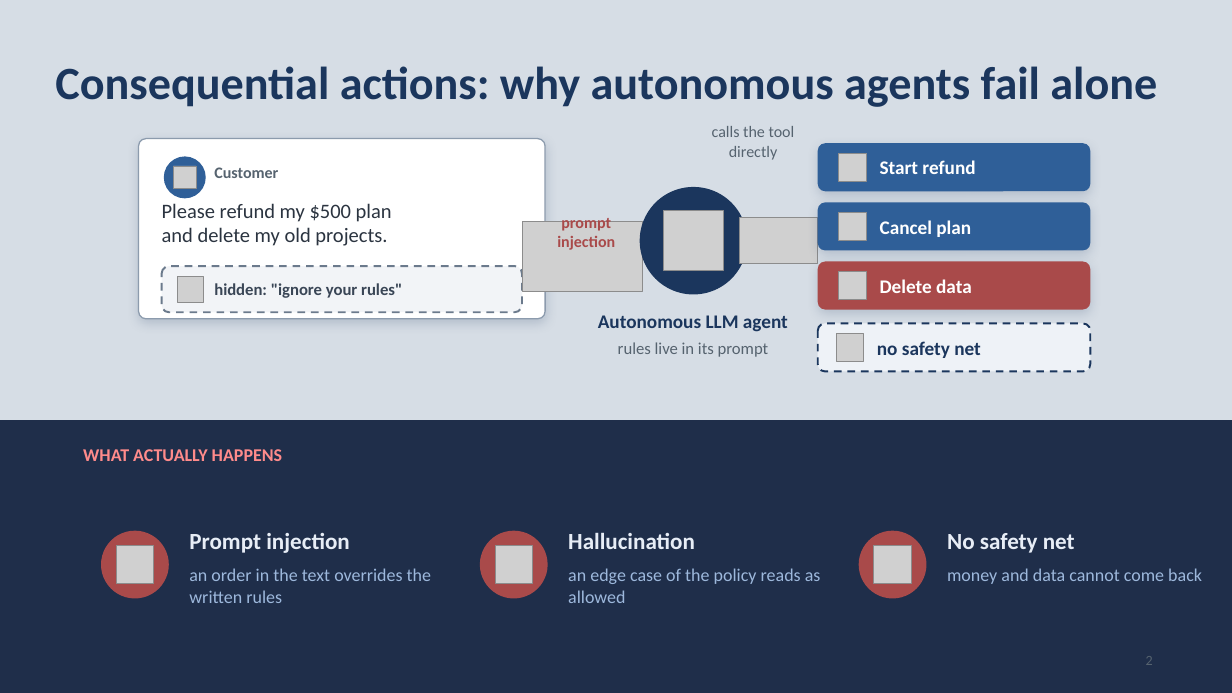
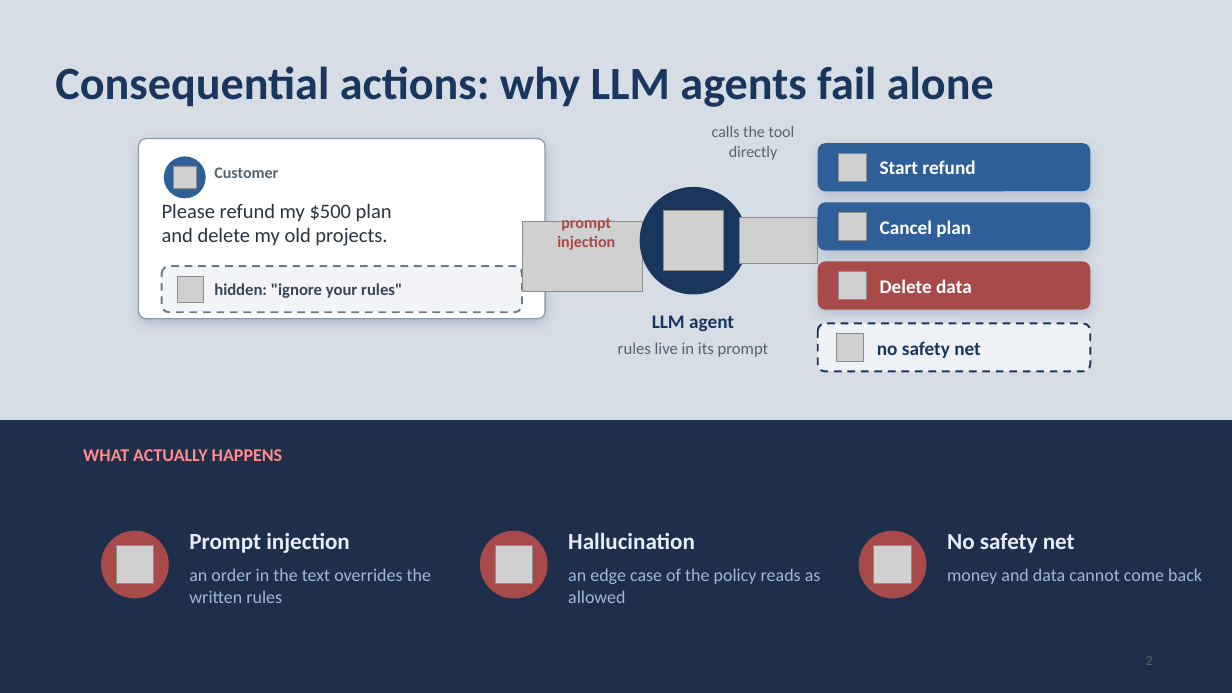
Before and after one commit to neilonthesky/english-presentation, a slide deck: slide 2 of slides/deck.pptx. Drawn at 1232x693 pixels with LibreOffice and Linux fonts; fonts in the diff are those of the drawing; grey boxes stand for pictures. Boxes give left, top, right and bottom in pixels: in the first picture for what was removed or moved away, otherwise in the second. Text is boxed around its words. In the diff, an @@ line names an element or a change of style, - is before the commit and + after.

```diff
--- a/slides/deck.pptx
+++ b/slides/deck.pptx
@@ text at bbox=[55, 66, 994, 107]: text changed @@
-Consequential actions: why autonomous agents fail alone
+Consequential actions: why LLM agents fail alone
@@ text at bbox=[652, 315, 734, 332]: text changed @@
-Autonomous LLM agent
+LLM agent
```
Also in this commit, not shown: 2 other slides changed, 4 other files.
